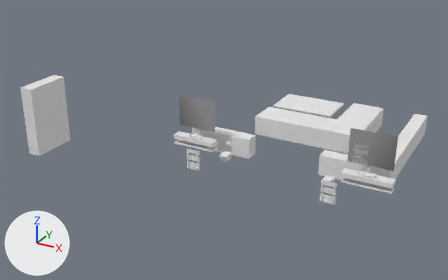
The glTF model na-project-portal/26-Projects/RB05__WestFarm/30__TrueVision__AppContent/DesignPhase01__ConceptDesign__Scheme-02/RB05__Storey__GroundFloor__ProposedFixtures__MeshModel__.glb, before and after one commit.
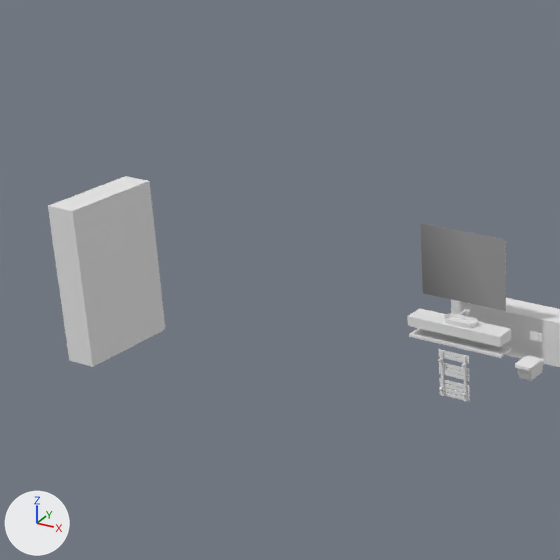
Each version is shown whole from a 50 mm lens placed at (41.64, 6.9, 11.65), pointed at (29.29, 29.36, 0.42), then close up on the part from 0% to 53% of the width and 0% to 85% of the height. Every picture has the same lights, and +X, +Y and +Z are marked at lower left. The older version's two pictures come first. Vertices at exactly the same position are counted once.

Names of what the first close-up shows: '27__ProposedBuilding__Fixtures::Default', '27__ProposedBuilding__Fixtures::MAT140__Mirror__ClearDefault' and 9 more.
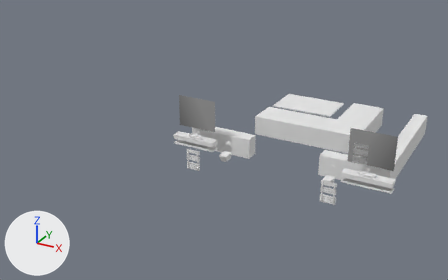
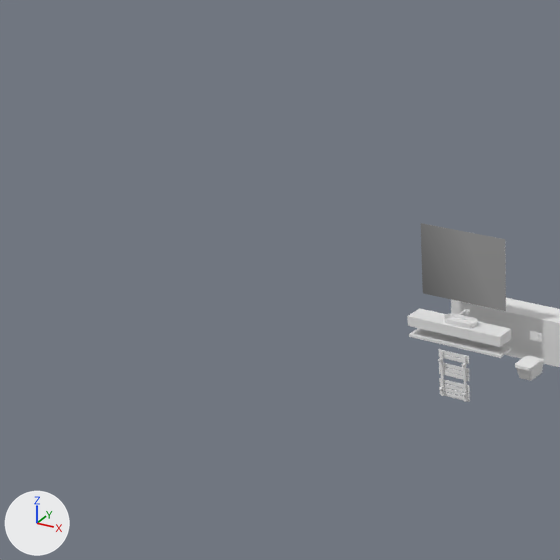
Diff of the bpy script that builds the scene:
```diff
--- a/na-project-portal/26-Projects/RB05__WestFarm/30__TrueVision__AppContent/DesignPhase01__ConceptDesign__Scheme-02/RB05__Storey__GroundFloor__ProposedFixtures__MeshModel__.glb.py
+++ b/na-project-portal/26-Projects/RB05__WestFarm/30__TrueVision__AppContent/DesignPhase01__ConceptDesign__Scheme-02/RB05__Storey__GroundFloor__ProposedFixtures__MeshModel__.glb.py
@@ me_mesh_0_27__proposedbuilding__fixtures__default @@
 # used by ob_27__proposedbuilding__fixtures__default; location = (0.0, 0.0, 0.0)
-me_mesh_0_27__proposedbuilding__fixtures__default.from_pydata(...)  # 11440 vertices, 22730 faces; spans x 22.0..37.2, y 24.7..35.5, z 0.0..3.1
+me_mesh_0_27__proposedbuilding__fixtures__default.from_pydata(...)  # 11432 vertices, 22718 faces; spans x 27.5..37.2, y 26.3..35.5, z 0.0..2.6
+# me_mesh_0_27__proposedbuilding__fixtures__default part 1: the loose piece of 8 vertices spanning x 22.0..22.6, y 24.7..26.7, z 0.0..3.1 is deleted
+# other edits to the shape of me_mesh_0_27__proposedbuilding__fixtures__default do not show in these pictures
 me_mesh_0_27__proposedbuilding__fixtures__default.materials.append(mat_default)
```

Pixel boxes (x1, y1, x2, y2) of what changed, in the close-ups (560 x 560 px):
'27__ProposedBuilding__Fixtures::Default', reshaped: before (48, 176, 560, 402); after (407, 298, 560, 402)
part 1 of me_mesh_0_27__proposedbuilding__fixtures__default, deleted: before (48, 176, 165, 367)
